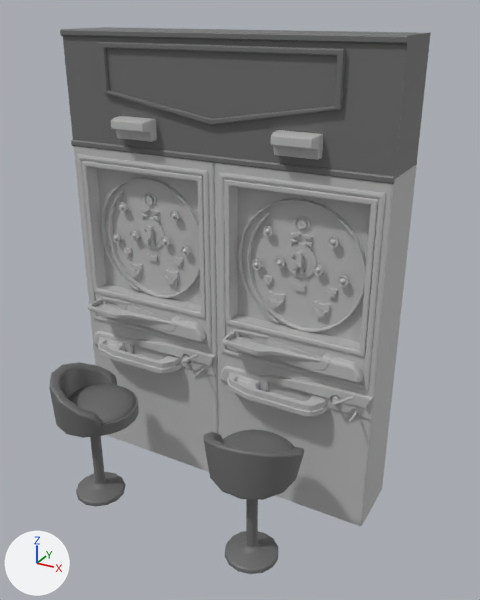
The FBX model Assets/GA/FBX/2_big_props/SM_pachinko_machine.fbx as it was, and as the next commit left it.
The view is the same before and after, from a 50 mm camera at (1.98, -3.1, 3.03) aimed at (0.21, 0.11, 1.43). Lighting does not change. The marker at lower left points along +X, +Y and +Z. The picture after the commit comes second. Where no turn or scale is listed for an object, it has been applied to the vertices. Vertices at exactly the same position are counted once.

Names of what the first picture shows: 'Pachinko_03'.
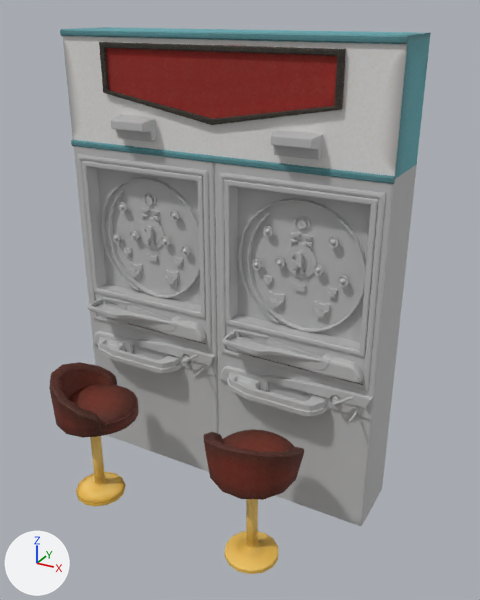
Location of each change, [x1, y1, x2, y2] in pixels of the pictures (480 x 600 px):
'Pachinko_03', recoloured, surface changed: [49, 27, 431, 574] in both
part 1 of me_mesh, recoloured: [49, 27, 431, 574] in both
part 2 of me_mesh, surface changed: [49, 27, 431, 574] in both

The edits, one by one:
Picture 'T_PachinkoTop_BC.png' (img_t_pachinkotop_bc_png) is new.
Material 'TOP' (mat_top) is new.
Its texture is img_t_pachinkotop_bc_png.
Its roughness is 0.749.
me_mesh has 12284 vertices, 11040 faces and spans x -1.06..1.06, y -0.57..0.63, z -1.47..1.47.
me_mesh is used by ob_pachinko_03; location (0.0, -0.027, 1.447).
me_mesh part 1: all 773 faces that had it switch from mat_pachinko_02 (dark grey #6d6d6d) to mat_top (picture img_t_pachinkotop_bc_png).
me_mesh part 2: texture (UV) coordinates of 11040 of 11040 faces, centred in x -1.06..1.06, y -0.57..0.63, z -1.46..1.47, changed; they spanned u 0.0..1.0, v 0.0..0.99 and now span u 0.0..2.0, v 0.0..1.0.
